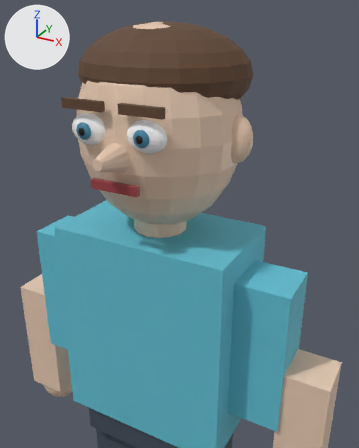
An edit to the glTF model game/assets/models/generated_humanoids/data_ops_01.glb, drawn before and after from the same camera.
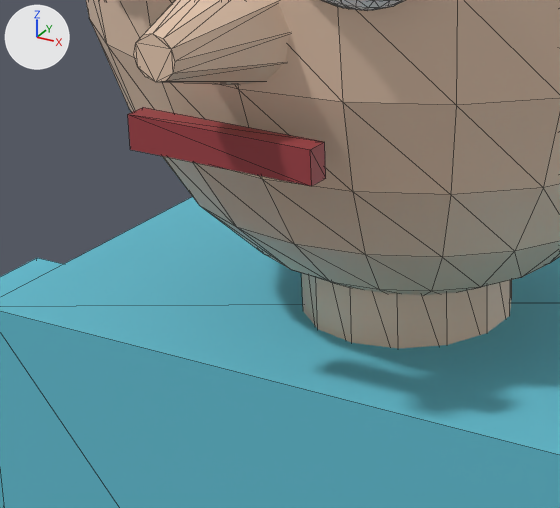
Each version is shown from a 50 mm camera at (0.72, -1.189, 3.008) aimed at (0.161, -0.174, 2.5), then close up on the part from 16% to 55% of the width and 34% to 62% of the height. Every picture has the same lights, and +X, +Y and +Z are marked at upper left. The last two pictures show the newer version. The close-ups show mesh edges as thin lines. Vertices at exactly the same position are counted once.

Objects in the first close-up: 'Head', 'Mouth', 'Neck', 'Nose', 'Torso', 'UpperArm.R' and 1 more.
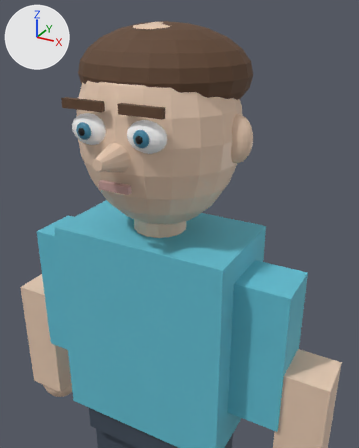
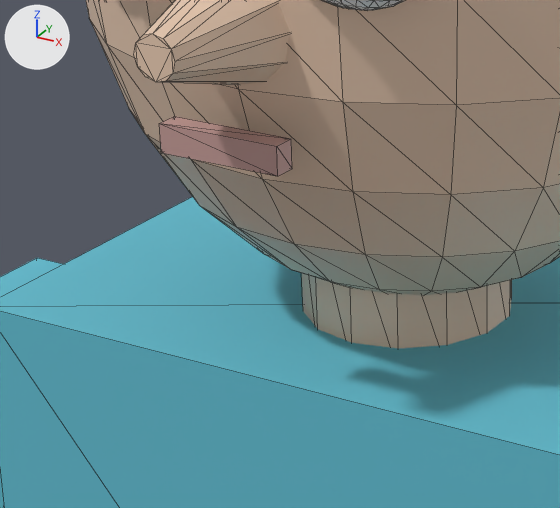
Diff of the bpy script that builds the scene:
```diff
--- a/game/assets/models/generated_humanoids/data_ops_01.glb.py
+++ b/game/assets/models/generated_humanoids/data_ops_01.glb.py
@@ mat_mouth_022 @@
 mat_mouth_022 = principled_material('Mouth.022')
-mat_mouth_022.base_color = (0.35, 0.05, 0.06)  # red #a03f45
+mat_mouth_022.base_color = (0.55, 0.33, 0.31)  # pink #c49b97
@@ me_cube_360 @@
 # used by ob_mouth; location = (0.0, 0.0, 0.9)
-me_cube_360.from_pydata(...)  # 8 vertices, 12 faces; spans x -0.07..0.07, y -0.228..-0.212, z 1.673..1.697
+me_cube_360.from_pydata(...)  # 8 vertices, 12 faces; spans x -0.045..0.045, y -0.228..-0.212, z 1.675..1.695
+# me_cube_360 part 1: the whole mesh is scaled about its middle by (0.643, 1, 0.833)
 me_cube_360.materials.append(mat_mouth_022)
```

Pixel boxes (x1, y1, x2, y2) of what changed, in the close-ups (560 x 508 px):
'Mouth', recoloured, rescaled (lighter, 33% narrower, 24% shorter): before (128, 107, 326, 186); after (159, 116, 292, 176)
